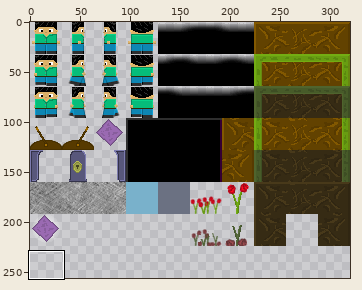
Edited in one commit: sprite sheet (res/drawable/tileset.png). Above: a wide view before the commit, with the close-up outlined.
Close-up. Before the commit:
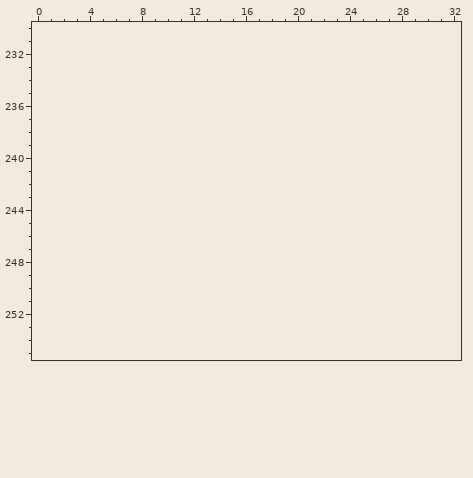
The file is 320x224 pixels. Pixels under 10% opacity are left out. Colours within 5 levels of each other are drawn and written as one. Shown: x 0..32, y 230..255. The old version is drawn lined up with the new one, on the new canvas. The commit also changed other parts of the picture, which this record leaves out.
The result:
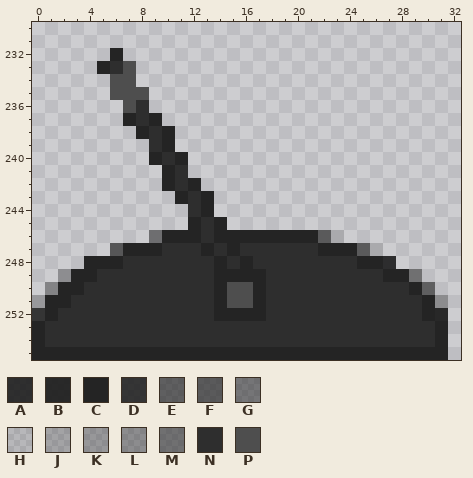
Palette (. is transparent): A #1f1f1fe8  B #242424f8  C #242424  D #252525e7  E #262626a8  F #262626af  G #27272787  H #28282822  J #29292941  K #2c2c2c55  L #2c2c2c67  M #2c2c2c93  N #2e2e2e  P #4e4e4e
Change:
{"change": "canvas 320x224 -> 320x256"}
{"y":232,"x":6,"old":".","new":"C"}
{"y":233,"x":5,"old":"...","new":"CNP"}
{"y":234,"x":6,"old":"..","new":"PP"}
{"y":235,"x":6,"old":"...","new":"PPP"}
{"y":236,"x":7,"old":"..","new":"PN"}
{"y":237,"x":7,"old":"...","new":"CNC"}
{"y":238,"x":8,"old":"...","new":"CNC"}
{"y":239,"x":9,"old":"..","new":"NC"}
{"y":240,"x":9,"old":"...","new":"CNC"}
{"y":241,"x":10,"old":"..","new":"CN"}
{"y":242,"x":10,"old":"...","new":"CNC"}
{"y":243,"x":11,"old":"...","new":"CNC"}
{"y":244,"x":12,"old":"..","new":"NC"}
{"y":245,"x":12,"old":"...","new":"CNC"}
{"y":246,"x":9,"old":"...............","new":"GCCCNCCCCCCCCFH"}
{"y":247,"x":6,"old":".....................","new":"FCCCNNNCNCNNNNNNCCCFH"}
{"y":248,"x":4,"old":"........................","new":"CCCNNNNNNNCNCNNNNNNNNCCA"}
{"y":249,"x":2,"old":"............................","new":"KCCNNNNNNNNNCCCCNNNNNNNNNCCM"}
{"y":250,"x":1,"old":"..............................","new":"LCCNNNNNNNNNNCPPCNNNNNNNNNNNCE"}
{"y":251,"x":0,"old":"................................","new":"JCCNNNNNNNNNNNCPPCNNNNNNNNNNNNCL"}
{"y":252,"x":0,"old":"................................","new":"DCNNNNNNNNNNNNCCCCNNNNNNNNNNNNCB"}
{"y":253,"x":0,"old":"................................","new":"CNNNNNNNNNNNNNNNNNNNNNNNNNNNNNNC"}
{"y":254,"x":0,"old":"................................","new":"CNNNNNNNNNNNNNNNNNNNNNNNNNNNNNNC"}
{"y":255,"x":0,"old":"................................","new":"CCCCCCCCCCCCCCCCCCCCCCCCCCCCCCCC"}
